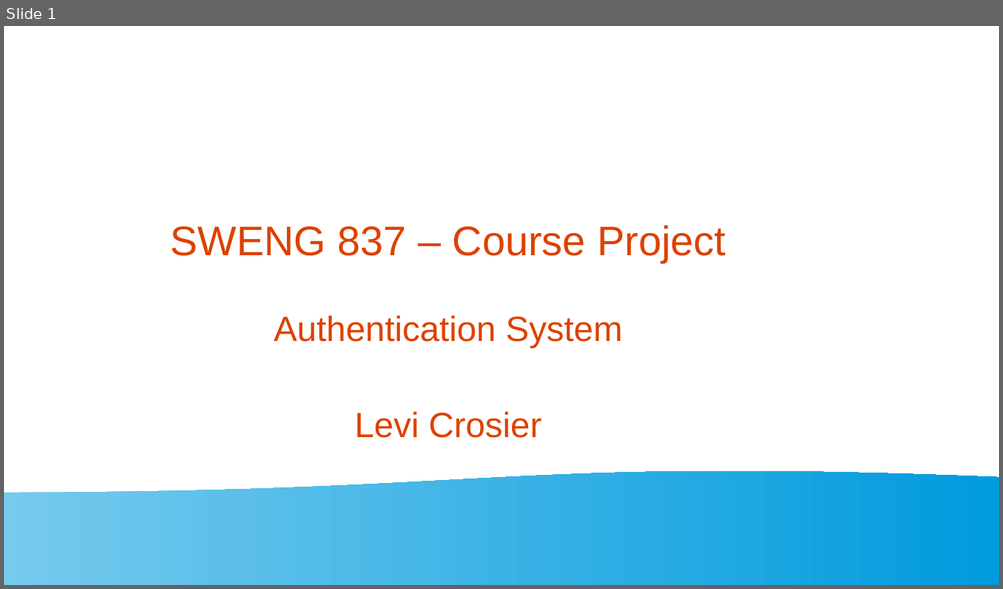
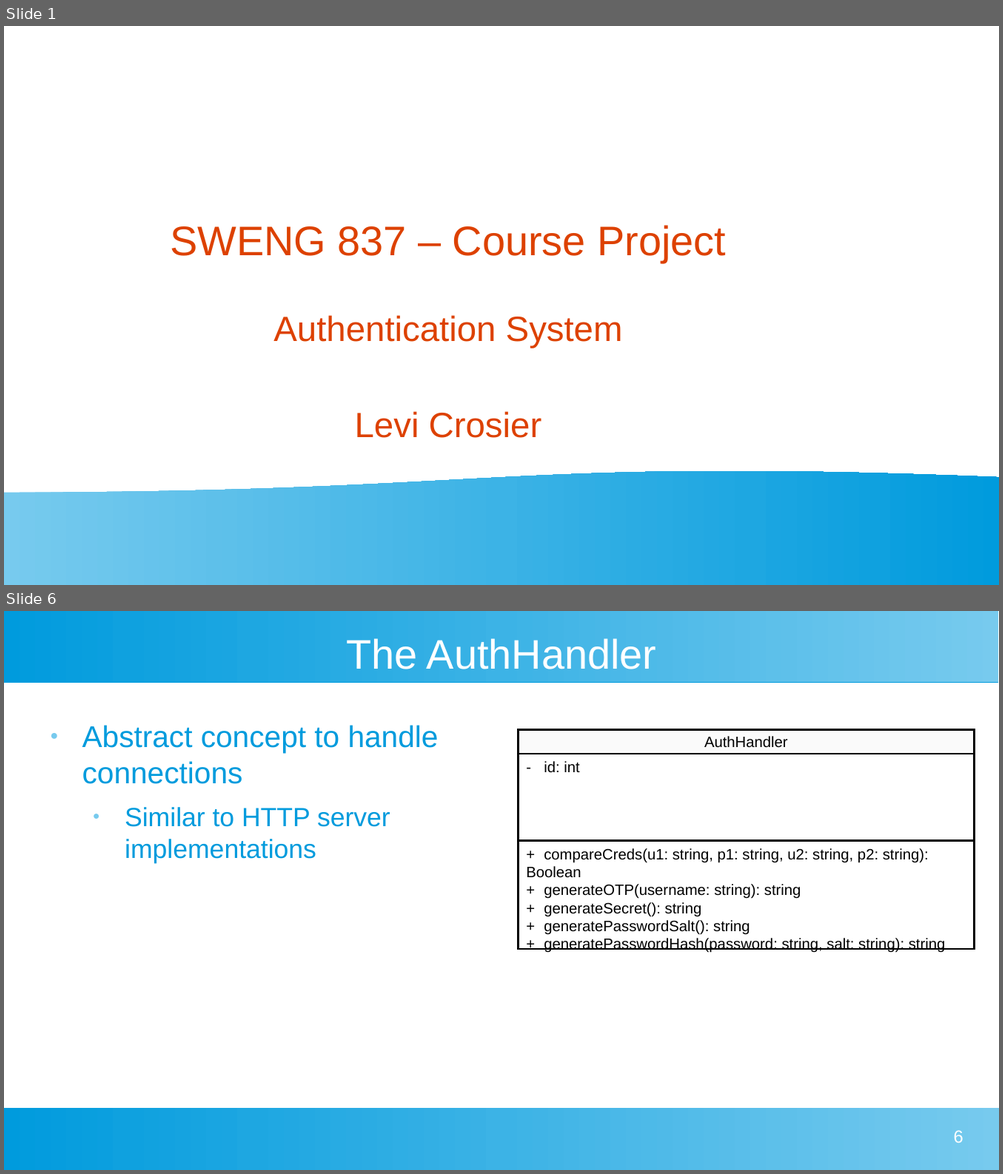
Before and after one commit to lwcrosier/sweng837, a slide deck: src/presentation/sweng837-presentation.odp. Shown one above the other, each under a label of ours: slide 1 before the commit, slides 1 and 6 after it; the slides between them are not shown. The pictures are 1003x589 and 1003x1174 pixels, drawn with LibreOffice and Linux fonts; fonts in the diff are those of the drawing. Boxes give left, top, right and bottom in pixels: in the first picture for what was removed or moved away, otherwise in the second. Text is boxed around its words. In the diff, an @@ line names an element or a change of style, - is before the commit and + after.

```diff
--- a/src/presentation/sweng837-presentation.odp
+++ b/src/presentation/sweng837-presentation.odp
@@ slide 6 added at <box>4,611,999,1170</box>, background #FFFFFF @@
@@ rectangle added at <box>4,611,999,682</box>, fill gradient #77CAEE to #75C9EE to #73C9ED to #71C8ED to #6FC7ED to #6EC6ED @@
@@ title added at <box>346,638,656,669</box>, 33 pt, text #FFFFFF @@
+The AuthHandler
@@ text added at <box>82,725,438,863</box>, 24 pt, text #009BDD @@
+● Abstract concept to handle connections
+  ● Similar to HTTP server implementations
@@ rectangle added at <box>518,730,974,755</box>, fill #FAFAFA, outline #000000 1.5 pt, 12 pt, text #000000 @@
+AuthHandler
@@ rectangle added at <box>518,755,974,841</box>, fill #FFFFFF, outline #000000 1.5 pt, 12 pt, text #000000 @@
+- id: int
@@ rectangle added at <box>518,841,974,949</box>, fill #FFFFFF, outline #000000 1.5 pt, 12 pt, text #000000 @@
++ compareCreds(u1: string, p1: string, u2: string, p2: string): Boolean
++ generateOTP(username: string): string
++ generateSecret(): string
++ generatePasswordSalt(): string
++ generatePasswordHash(password: string, salt: string): string
@@ rectangle added at <box>4,1108,999,1170</box>, fill gradient #77CAEE to #75C9EE to #73C9ED to #71C8ED to #6FC7ED to #6EC6ED @@
@@ page number added at <box>953,1130,963,1143</box>, 14 pt, text #FFFFFF @@
+6
```
Also in this commit, not shown: 5 other slides added, 1 slide removed.
